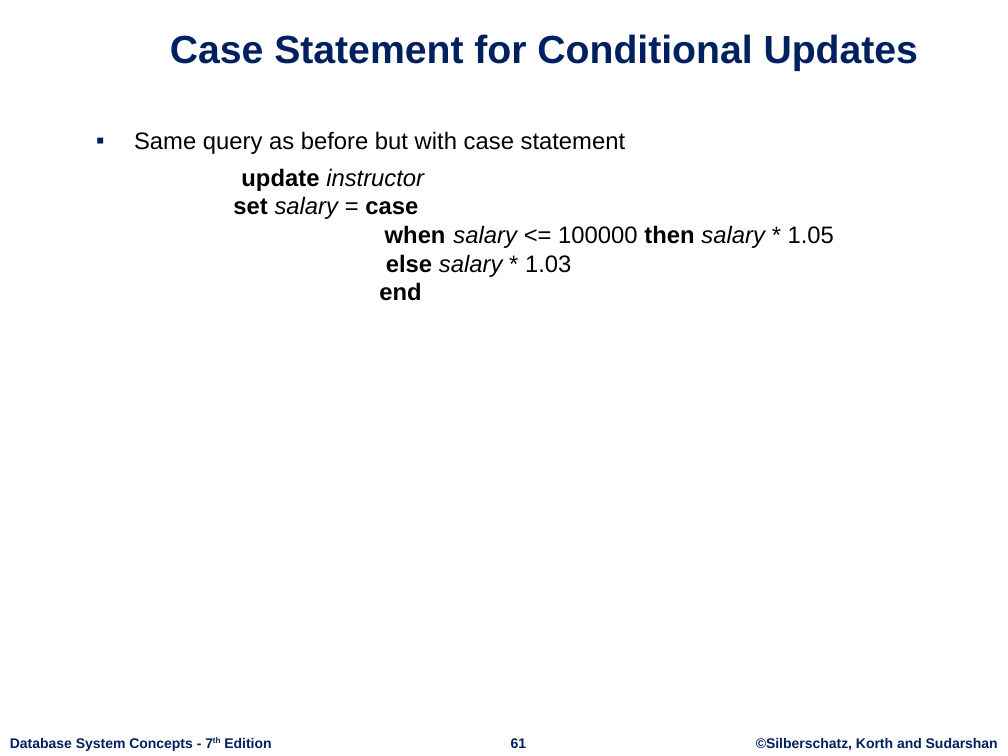
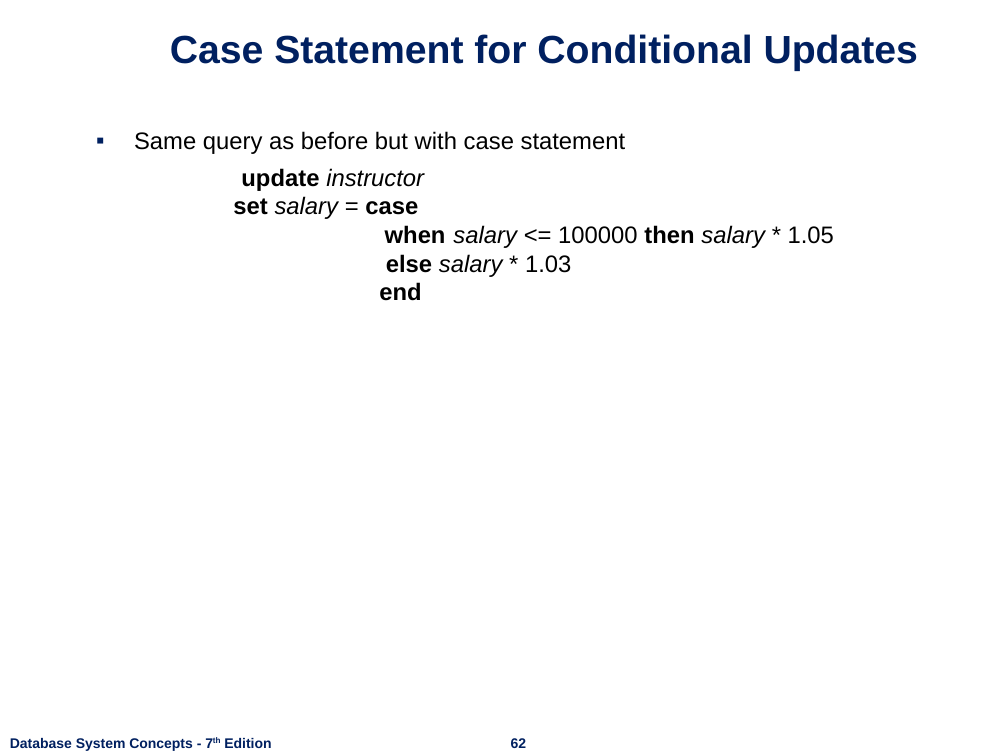
Before and after one commit to nashurgessa/DB-practices, a slide deck: slide 62 of Slides/L8-10 Introduction SQL.pptx (slide 61 before the commit). Drawn at 1008x756 pixels with LibreOffice and Linux fonts; fonts in the diff are those of the drawing; background and template pictures are left out. Boxes give left, top, right and bottom in pixels: in the first picture for what was removed or moved away, otherwise in the second. Text is boxed around its words. In the diff, an @@ line names an element or a change of style, - is before the commit and + after.

```diff
--- a/Slides/L8-10 Introduction SQL.pptx
+++ b/Slides/L8-10 Introduction SQL.pptx
@@ page number at (511,738,527,748): text changed @@
-61
+62
@@ text removed at (756,738,998,751) @@
-©Silberschatz, Korth and Sudarshan
```
Also in this commit, not shown: 60 other slides changed, 1 slide added, 1 slide removed, 6 other files.
